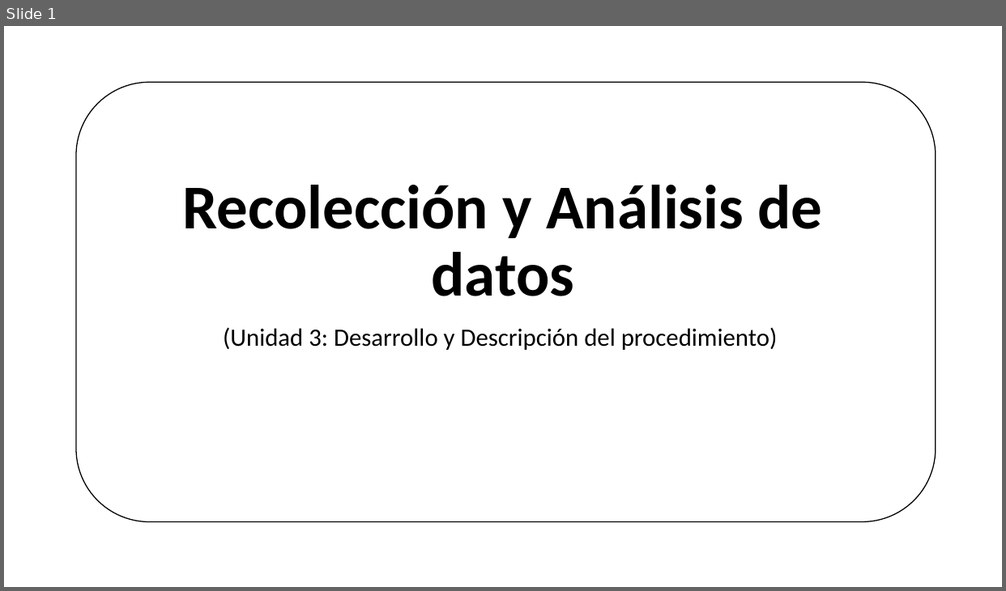
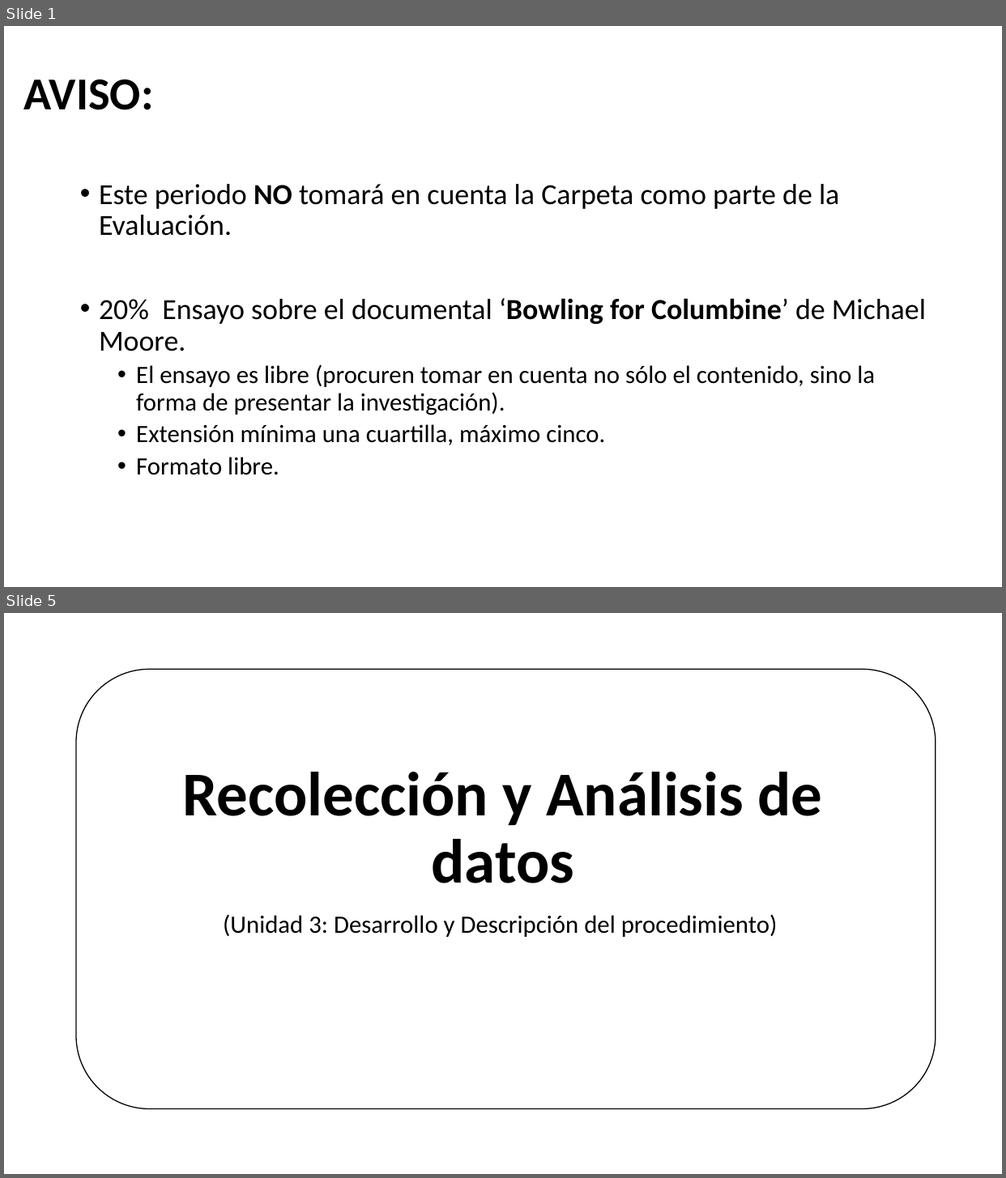
Before and after one commit to Adrifelcha/afchavez-019, a slide deck: JeanPiaget/Presentaciones/04_RecolecciónyAnálisisDatos.pptx. Shown one above the other, each under a label of ours: slide 1 before the commit, slides 1 and 5 after it; the slides between them are not shown. The pictures are 1006x591 and 1006x1178 pixels, drawn with LibreOffice and Linux fonts; fonts in the diff are those of the drawing; background and template pictures are left out. Boxes give left, top, right and bottom in pixels: in the first picture for what was removed or moved away, otherwise in the second. Text is boxed around its words. In the diff, an @@ line names an element or a change of style, - is before the commit and + after.

```diff
--- a/JeanPiaget/Presentaciones/04_RecolecciónyAnálisisDatos.pptx
+++ b/JeanPiaget/Presentaciones/04_RecolecciónyAnálisisDatos.pptx
@@ slide 1 added at bbox=[4, 26, 1002, 587], background #FFFFFF @@
@@ title added at bbox=[24, 79, 154, 110], 44 pt, text #000000, bold @@
+AVISO:
@@ text added at bbox=[99, 184, 926, 476], 24 pt, text #000000 @@
+• Este periodo NO tomará en cuenta la Carpeta como parte de la Evaluación.
+• 20% Ensayo sobre el documental ‘Bowling for Columbine’ de Michael Moore.
+  • El ensayo es libre (procuren tomar en cuenta no sólo el contenido, sino la forma de presentar la investigación).
+  • Extensión mínima una cuartilla, máximo cinco.
+  • Formato libre.
@@ what was slide 1 is now slide 5 @@
```
Also in this commit, not shown: 3 other slides added.
